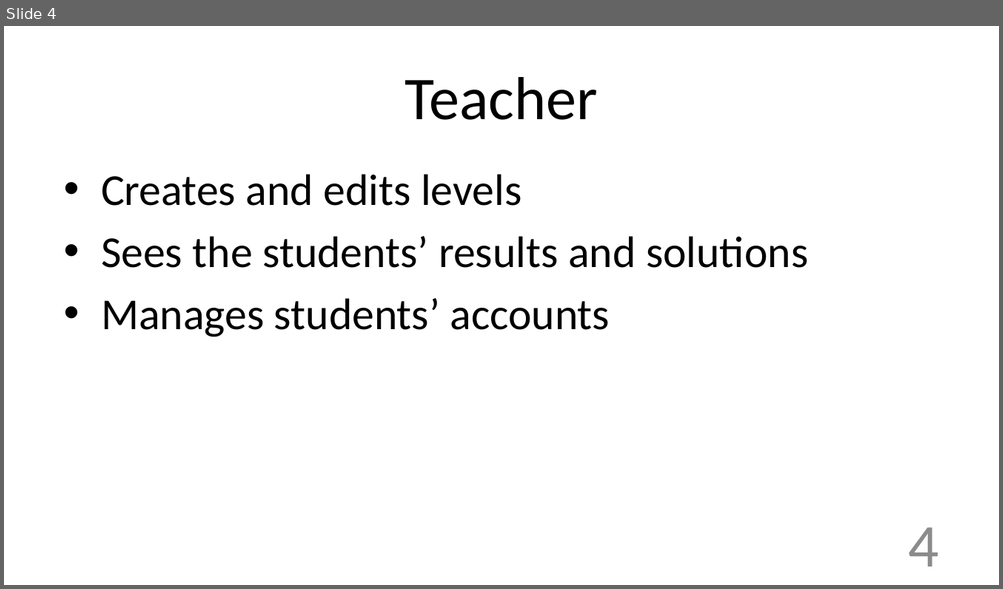
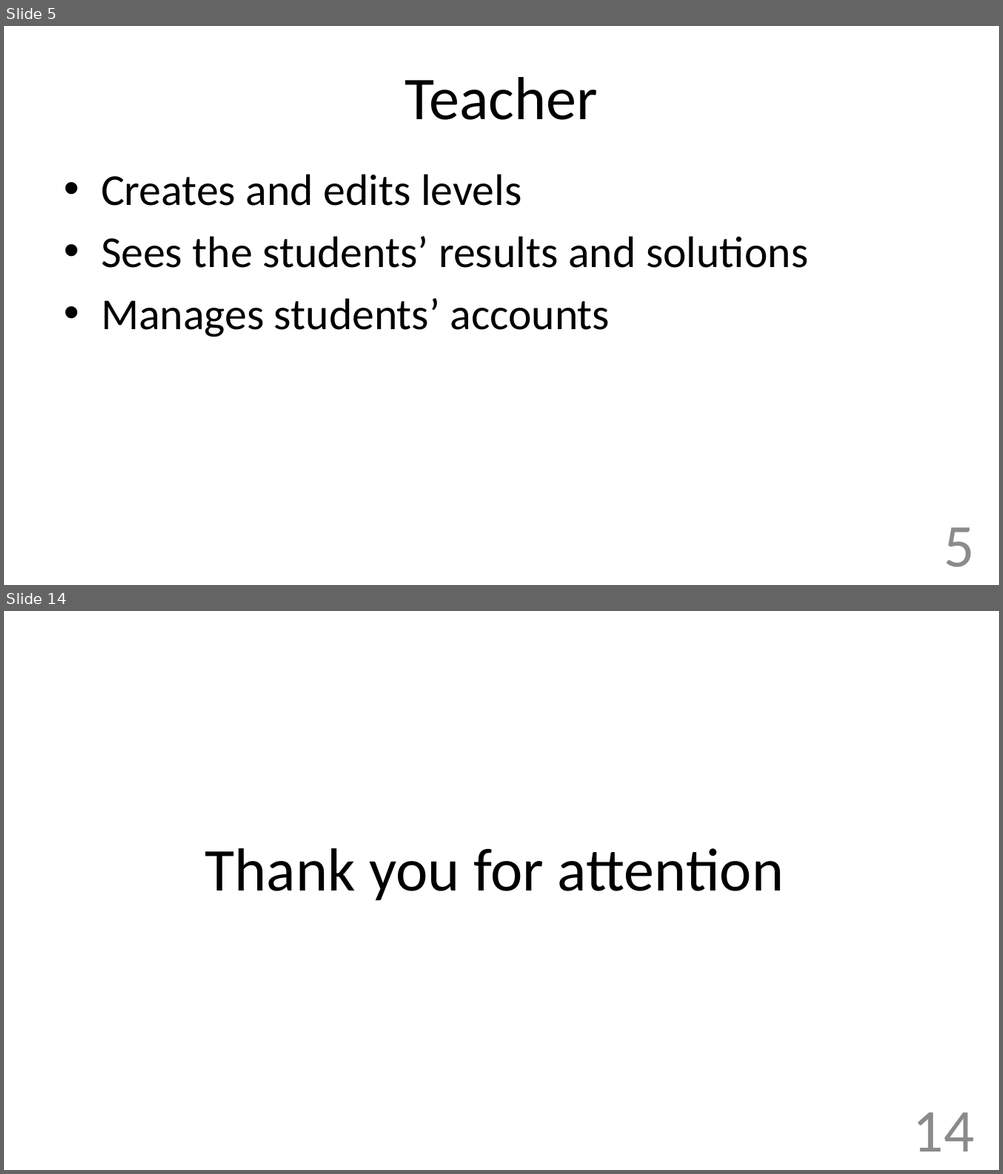
Before and after one commit to shiftuya/Robots, a slide deck: presentation.pptx. Shown one above the other, each under a label of ours: slide 4 before the commit, slides 5 and 14 after it; the slides between them are not shown. The pictures are 1003x589 and 1003x1174 pixels, drawn with LibreOffice and Linux fonts; fonts in the diff are those of the drawing. Boxes give left, top, right and bottom in pixels: in the first picture for what was removed or moved away, otherwise in the second. Text is boxed around its words. In the diff, an @@ line names an element or a change of style, - is before the commit and + after.

```diff
--- a/presentation.pptx
+++ b/presentation.pptx
@@ slide 14 added at bbox=[4, 611, 999, 1170], background #FFFFFF @@
@@ title added at bbox=[205, 849, 783, 901], 44 pt, text #000000 @@
+Thank you for attention
@@ page number added at bbox=[913, 1113, 974, 1152], 44 pt, text #8C8C8C @@
+14
@@ what was slide 4 is now slide 5 @@
@@ page number at bbox=[943, 528, 974, 568]: text changed @@
-4
+5
```
Also in this commit, not shown: 4 slides changed, 8 other slides added, 11 slides removed.
